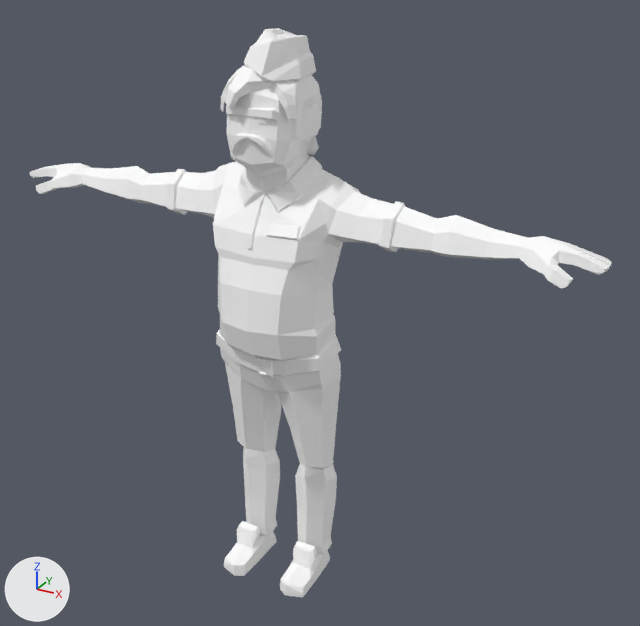
An edit to the glTF model assets/synty/characters/models/SK_Character_FastFoodGuy.glb, drawn before and after from the same camera.
The view is the same before and after, from a 50 mm lens placed at (1.41, -2.26, 2.17), pointed at (0.11, 0.09, 1.0). Arrows for +X, +Y and +Z are at lower left; the lights stay in place.

The first picture shows 'SK_Character_FastFoodGuy'.
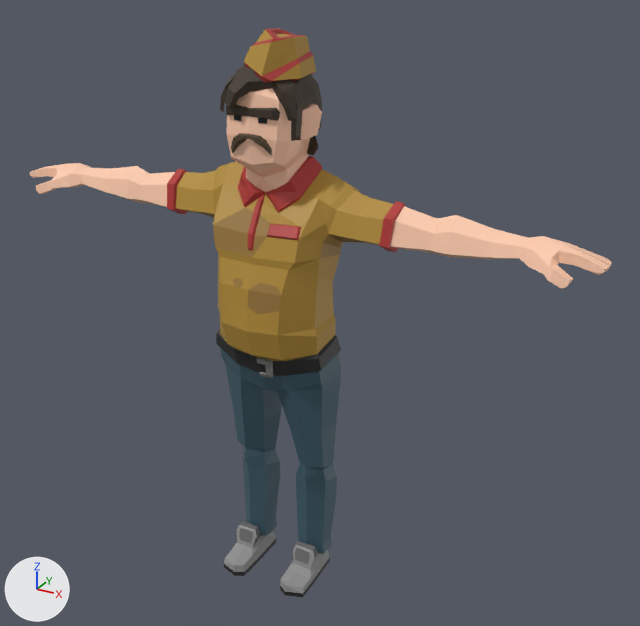
Boxes (x1, y1, x2, y2) around the edits, measured in the pictures (640 x 626 px):
'SK_Character_FastFoodGuy', surface changed (white to beige)
    both: (29, 28, 611, 597)

The change, as a diff of the scene's bpy script:
```diff
--- a/assets/synty/characters/models/SK_Character_FastFoodGuy.glb.py
+++ b/assets/synty/characters/models/SK_Character_FastFoodGuy.glb.py
@@ img_polygon_city_characters_texture_01_a @@
+img_polygon_city_characters_texture_01_a = load_image('Polygon_City_Characters_Texture_01_A', '_unpacked/Polygon_City_Characters_Texture_01_A', 1024, 1024, 'sRGB')
@@ mat_lambert16 @@
 mat_lambert16 = principled_material('lambert16')
-mat_lambert16.base_color = (1.0, 1.0, 1.0)  # white #ffffff
+mat_lambert16.texture = img_polygon_city_characters_texture_01_a
 mat_lambert16.roughness = 0.553
```
